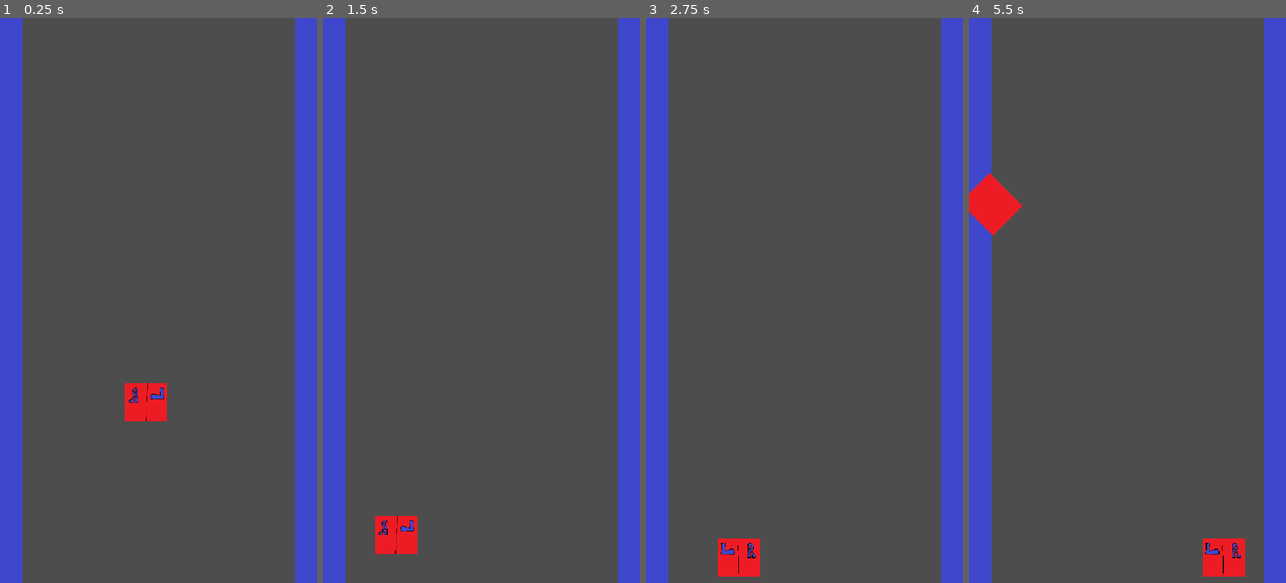
Above: before the commit, frames 1-4 (left to right).
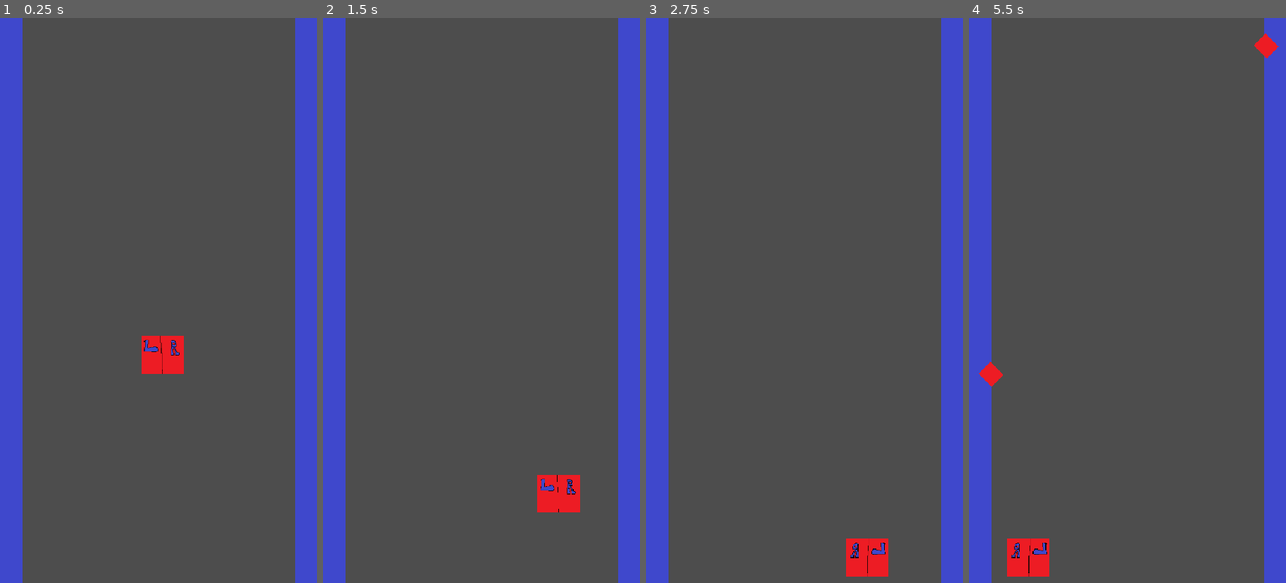
Above: after the commit, the same moments.

Repository: atknony/fly_or_die
Game: Godot game, scene res://Scenes/game.tscn
Two runs of this game, one before a commit and one after it. Both use one fixed random seed, a clock stepped at 60 frames per second and the inputs below.
Inputs (mouse positions are in pixels of both pictures, inside the frame that each line leads up to):
- Up to frame 1 (0.25 s): no input
- Up to frame 2 (1.5 s): move the mouse to (551, 272) at 0.52 s; click (551, 272) at 0.77 s; move the mouse to (418, 328) at 1.27 s
- Up to frame 3 (2.75 s): click (741, 328) at 1.52 s; move the mouse to (836, 176) at 2.02 s
- Up to frame 4 (5.5 s): move the mouse to (1111, 413) at 2.77 s; click (1111, 413) at 3.02 s; move the mouse to (1222, 385) at 3.52 s; click (1222, 385) at 3.77 s; move the mouse to (1032, 215) at 4.27 s; click (1032, 215) at 4.52 s; move the mouse to (1143, 300) at 5.02 s

The runs differ from the first frame. In frame 1, 1.8% of the frame differs, in the area x 39-58%, y 56-72%; in frame 2, 1.8%; in frame 3, 1.8%; in frame 4, 3.2%, in the area x 0-98%, y 2-99%.

Commit message:
Spike Screen Exited Signal

Diff:
--- a/Scenes/game.tscn
+++ b/Scenes/game.tscn
@@ -1,9 +1,12 @@
-[gd_scene load_steps=6 format=3 uid="uid://bxcbtl6oxlfu"]
+[gd_scene load_steps=7 format=3 uid="uid://bxcbtl6oxlfu"]
 
 [ext_resource type="Script" uid="uid://bql07dpc0ft1f" path="res://Scripts/game.gd" id="1_ebmjs"]
 [ext_resource type="Texture2D" uid="uid://dw868ue3dpahb" path="res://Assets/wall.png" id="2_3dryh"]
-[ext_resource type="PackedScene" uid="uid://bx8b3hh4f27d5" path="res://Scenes/barier.tscn" id="2_wrm1d"]
-[ext_resource type="PackedScene" path="res://Scenes/player.tscn" id="3_3dryh"]
+[ext_resource type="PackedScene" path="res://Scenes/barier.tscn" id="2_wrm1d"]
+[ext_resource type="PackedScene" uid="uid://bc33flt6mjyp0" path="res://Scenes/player.tscn" id="3_3dryh"]
+
+[sub_resource type="RectangleShape2D" id="RectangleShape2D_wowpa"]
+size = Vector2(91, 1073)
 
 [sub_resource type="RectangleShape2D" id="RectangleShape2D_3dryh"]
 size = Vector2(25, 1073)
@@ -11,44 +14,54 @@
 [node name="Game" type="Node2D"]
 script = ExtResource("1_ebmjs")
 
-[node name="areawall" type="Area2D" parent="."]
+[node name="walls" type="StaticBody2D" parent="."]
 
-[node name="left" type="Sprite2D" parent="areawall"]
+[node name="left" type="Sprite2D" parent="walls"]
 position = Vector2(-30, 464)
 scale = Vector2(0.663366, 0.753511)
 texture = ExtResource("2_3dryh")
 
-[node name="right" type="Sprite2D" parent="areawall"]
+[node name="right" type="Sprite2D" parent="walls"]
 position = Vector2(570, 471)
 scale = Vector2(0.663366, 0.753511)
 texture = ExtResource("2_3dryh")
 
-[node name="CollisionShape2D" type="CollisionShape2D" parent="areawall"]
-position = Vector2(24, 464)
+[node name="CollisionShape2D" type="CollisionShape2D" parent="walls"]
+position = Vector2(-9, 464.5)
+shape = SubResource("RectangleShape2D_wowpa")
+
+[node name="CollisionShape2D2" type="CollisionShape2D" parent="walls"]
+position = Vector2(549, 471)
+shape = SubResource("RectangleShape2D_wowpa")
+
+[node name="areawall" type="Area2D" parent="walls"]
+
+[node name="CollisionShape2D" type="CollisionShape2D" parent="walls/areawall"]
+position = Vector2(32.5, 464.5)
 shape = SubResource("RectangleShape2D_3dryh")
 
-[node name="CollisionShape2D2" type="CollisionShape2D" parent="areawall"]
-position = Vector2(516, 471)
+[node name="CollisionShape2D2" type="CollisionShape2D" parent="walls/areawall"]
+position = Vector2(505, 471)
 shape = SubResource("RectangleShape2D_3dryh")
 
 [node name="barrier" parent="." instance=ExtResource("2_wrm1d")]
 
 [node name="Player" parent="." instance=ExtResource("3_3dryh")]
-position = Vector2(270, 620)
+position = Vector2(251, 539)
 
 [node name="Spawner" type="Node" parent="."]
 
 [node name="leftupper" type="Marker2D" parent="Spawner"]
-position = Vector2(0, -275)
+position = Vector2(0, -251)
 
 [node name="leftlower" type="Marker2D" parent="Spawner"]
 position = Vector2(0, -151)
 
 [node name="Spawntimer" type="Timer" parent="Spawner"]
-wait_time = 3.0
+wait_time = 2.0
 autostart = true
 
 [node name="spike_holder" type="Node" parent="Spawner"]
 
-[connection signal="body_entered" from="areawall" to="." method="_on_player_entered"]
+[connection signal="body_entered" from="walls/areawall" to="." method="_on_player_entered"]
 [connection signal="timeout" from="Spawner/Spawntimer" to="." method="_on_spawntimer_timeout"]
--- a/Scenes/main_menu.tscn
+++ b/Scenes/main_menu.tscn
@@ -1,9 +1,15 @@
 [gd_scene load_steps=8 format=3 uid="uid://blu6bkrhra286"]
 
-[ext_resource type="Script" path="res://Scripts/main_menu.gd" id="1_1ehe0"]
+[ext_resource type="Script" uid="uid://ex5egljmipmu" path="res://Scripts/main_menu.gd" id="1_1ehe0"]
 [ext_resource type="FontFile" uid="uid://cj8gi15iw7xjq" path="res://Assets/Fonts/gemunu-libre-v8-latin-700.ttf" id="1_28flt"]
-[ext_resource type="LabelSettings" uid="uid://bwgg3yti5bqka" path="res://Assets/Resources/90Simple.tres" id="2_ce3w2"]
-[ext_resource type="LabelSettings" uid="uid://cwm2d0ual6gbp" path="res://Assets/Resources/60Simple.tres" id="3_n45e2"]
+
+[sub_resource type="LabelSettings" id="LabelSettings_48xlc"]
+
+[sub_resource type="LabelSettings" id="LabelSettings_1ehe0"]
+font = ExtResource("1_28flt")
+font_size = 45
+outline_size = 15
+outline_color = Color(0, 0, 0, 1)
 
 [sub_resource type="Animation" id="Animation_1ehe0"]
 resource_name = "Blink"
@@ -12,7 +18,7 @@
 tracks/0/type = "value"
 tracks/0/imported = false
 tracks/0/enabled = true
-tracks/0/path = NodePath("MarginContainer/play_button:modulate")
+tracks/0/path = NodePath("MarginContainer/Button:modulate")
 tracks/0/interp = 2
 tracks/0/loop_wrap = true
 tracks/0/keys = {
@@ -27,7 +33,7 @@
 tracks/0/type = "value"
 tracks/0/imported = false
 tracks/0/enabled = true
-tracks/0/path = NodePath("MarginContainer/play_button:modulate")
+tracks/0/path = NodePath("MarginContainer/Button:modulate")
 tracks/0/interp = 1
 tracks/0/loop_wrap = true
 tracks/0/keys = {
@@ -69,21 +75,21 @@
 theme_override_constants/margin_right = 15
 theme_override_constants/margin_bottom = 15
 
-[node name="fly_or_die" type="Label" parent="MarginContainer"]
+[node name="Title" type="Label" parent="MarginContainer"]
 layout_mode = 2
 size_flags_horizontal = 4
 size_flags_vertical = 0
 text = "FLY OR DIE"
-label_settings = ExtResource("2_ce3w2")
+label_settings = SubResource("LabelSettings_48xlc")
 
 [node name="HighScore" type="Label" parent="MarginContainer"]
 layout_mode = 2
 size_flags_horizontal = 0
 size_flags_vertical = 8
-text = "HIGHSCORE"
-label_settings = ExtResource("3_n45e2")
+text = "0000"
+label_settings = SubResource("LabelSettings_1ehe0")
 
-[node name="play_button" type="Button" parent="MarginContainer"]
+[node name="Button" type="Button" parent="MarginContainer"]
 layout_mode = 2
 size_flags_horizontal = 4
 size_flags_vertical = 4
@@ -91,17 +97,10 @@
 theme_override_font_sizes/font_size = 60
 text = "PLAY"
 
-[node name="0000" type="Label" parent="MarginContainer"]
-layout_mode = 2
-size_flags_horizontal = 8
-size_flags_vertical = 8
-text = "0000"
-label_settings = ExtResource("3_n45e2")
-
 [node name="AnimationPlayer" type="AnimationPlayer" parent="."]
 libraries = {
 &"": SubResource("AnimationLibrary_n45e2")
 }
 autoplay = "Blink"
 
-[connection signal="pressed" from="MarginContainer/play_button" to="." method="_on_button_pressed"]
+[connection signal="pressed" from="MarginContainer/Button" to="." method="_on_button_pressed"]
--- a/Scenes/spike.tscn
+++ b/Scenes/spike.tscn
@@ -4,7 +4,7 @@
 [ext_resource type="Texture2D" uid="uid://snih2d5r55lb" path="res://Assets/spike.png" id="1_cdj5a"]
 
 [sub_resource type="RectangleShape2D" id="RectangleShape2D_1hotg"]
-size = Vector2(79.196, 70.7107)
+size = Vector2(31.8198, 28.2843)
 
 [node name="spike" type="Area2D"]
 script = ExtResource("1_1hotg")
@@ -12,10 +12,14 @@
 [node name="Sprite2D" type="Sprite2D" parent="."]
 position = Vector2(-7.62939e-06, -7.62939e-06)
 rotation = 0.785398
-scale = Vector2(0.5, 0.5)
+scale = Vector2(0.2, 0.2)
 texture = ExtResource("1_cdj5a")
 
 [node name="CollisionShape2D" type="CollisionShape2D" parent="."]
-position = Vector2(0, 4.76837e-06)
+position = Vector2(-0.25, -0.25)
 rotation = 0.785398
 shape = SubResource("RectangleShape2D_1hotg")
+
+[node name="VisibleOnScreenNotifier2D" type="VisibleOnScreenNotifier2D" parent="."]
+
+[connection signal="screen_exited" from="VisibleOnScreenNotifier2D" to="." method="_on_2d_screen_exited"]
--- a/Scripts/spike.gd
+++ b/Scripts/spike.gd
@@ -8,10 +8,10 @@
 func _process(delta: float) -> void:
 	SPEED += ACCELERATION * delta
 	position.y += SPEED * delta
-	if position.y > get_viewport_rect().position.y + OFF_SCREEN:
-		queue_free()
+
+func _ready() -> void:
+	pass
 
 
-# Called when the node enters the scene tree for the first time.
-func _ready() -> void:
-	pass # Replace with function body.
+func _on_2d_screen_exited() -> void:
+	queue_free()
